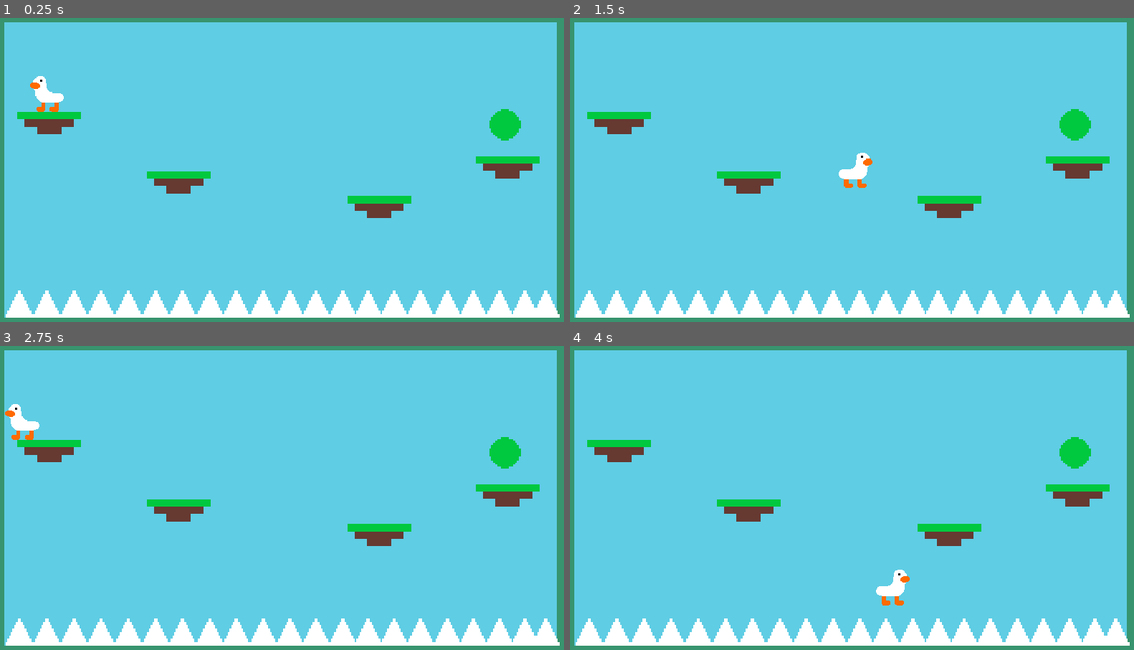
Above: before the commit, frames 1-4 (two rows, left to right).
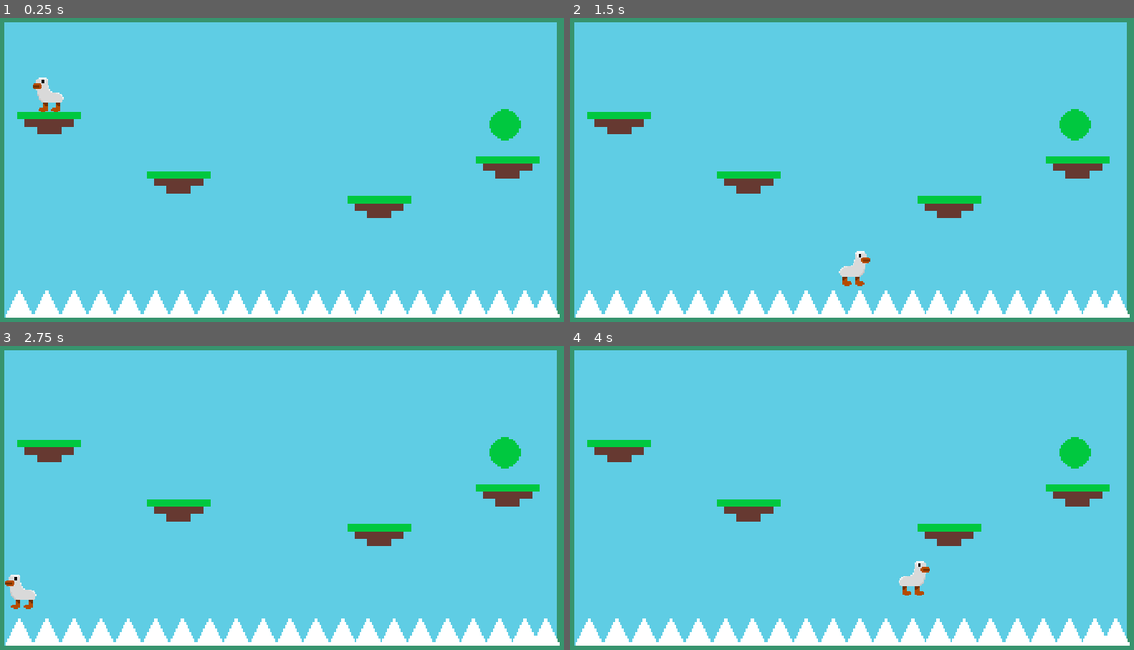
Above: after the commit, the same moments.

Repository: FireEntity1/white-goose-game
Game: Godot game, scene res://levels/tutorial.tscn
The game is run twice, just before and just after one commit, with the same random seed, the same clock (stepped at 60 frames per second) and the same inputs.
Inputs:
- Up to frame 1 (0.25 s): no input
- Up to frame 2 (1.5 s): tap Enter (ui_accept) at 0.5, 0.77 s; hold Right (ui_right) from 0.53 s (still down)
- Up to frame 3 (2.75 s): tap Enter (ui_accept) at 1.52 s; release Right (ui_right) at 2.03 s; hold Left (ui_left) from 2.03 s (still down)
- Up to frame 4 (4 s): release Left (ui_left) at 2.78 s; hold Right (ui_right) from 2.78 s (still down); tap Enter (ui_accept) at 3.02, 3.77 s

The runs differ from the first frame. In frame 1, 0.4% of the frame differs, in the area x 5-12%, y 19-31%; in frame 2, 0.7%, in the area x 47-54%, y 44-89%; in frame 3, 0.7%; in frame 4, 0.6%.

Commit message:
Updated goose sprite + More levels

Diff:
--- /dev/null
+++ b/levels/level10.tscn
@@ -0,0 +1,63 @@
+[gd_scene load_steps=6 format=3 uid="uid://caaxhahsiepie"]
+
+[ext_resource type="PackedScene" uid="uid://bf1a8gpljecgs" path="res://parts/bg.tscn" id="1_ds13n"]
+[ext_resource type="PackedScene" uid="uid://defxlh8t1fmo8" path="res://parts/player.tscn" id="2_i5x18"]
+[ext_resource type="PackedScene" uid="uid://cw5nqs1kyqxps" path="res://parts/platform_1.tscn" id="3_hg1ix"]
+[ext_resource type="PackedScene" uid="uid://s2prmx6o0rdp" path="res://parts/spike.tscn" id="4_l5l2c"]
+[ext_resource type="PackedScene" uid="uid://co1h1e5n77dwi" path="res://parts/end_coin.tscn" id="5_hcr8s"]
+
+[node name="Node2D" type="Node2D"]
+
+[node name="bg" parent="." instance=ExtResource("1_ds13n")]
+position = Vector2(-5, 1)
+
+[node name="player" parent="." instance=ExtResource("2_i5x18")]
+position = Vector2(1071, 572)
+
+[node name="platform1" parent="." instance=ExtResource("3_hg1ix")]
+position = Vector2(911, 522)
+rotation = 0.590817
+
+[node name="platform2" parent="." instance=ExtResource("3_hg1ix")]
+position = Vector2(803, 451)
+rotation = 0.590817
+
+[node name="platform3" parent="." instance=ExtResource("3_hg1ix")]
+position = Vector2(417, 279)
+rotation = -0.970002
+
+[node name="platform6" parent="." instance=ExtResource("3_hg1ix")]
+position = Vector2(344, 388)
+rotation = -0.970002
+
+[node name="platform7" parent="." instance=ExtResource("3_hg1ix")]
+position = Vector2(273, 496)
+rotation = -0.970002
+
+[node name="platform4" parent="." instance=ExtResource("3_hg1ix")]
+position = Vector2(707, 292)
+rotation = 0.638587
+
+[node name="platform5" parent="." instance=ExtResource("3_hg1ix")]
+position = Vector2(549, 206)
+
+[node name="Spike" parent="." instance=ExtResource("4_l5l2c")]
+position = Vector2(52, 596)
+
+[node name="Spike2" parent="." instance=ExtResource("4_l5l2c")]
+position = Vector2(878, 596)
+
+[node name="Spike3" parent="." instance=ExtResource("4_l5l2c")]
+position = Vector2(808, 596)
+
+[node name="platform8" parent="." instance=ExtResource("3_hg1ix")]
+position = Vector2(558, 543)
+
+[node name="platform9" parent="." instance=ExtResource("3_hg1ix")]
+position = Vector2(659, 462)
+
+[node name="platform10" parent="." instance=ExtResource("3_hg1ix")]
+position = Vector2(452, 412)
+
+[node name="endCoin" parent="." instance=ExtResource("5_hcr8s")]
+position = Vector2(448, 348)
--- /dev/null
+++ b/levels/level11.tscn
@@ -0,0 +1,12 @@
+[gd_scene load_steps=3 format=3 uid="uid://bk7lf4aawjv6o"]
+
+[ext_resource type="PackedScene" uid="uid://bf1a8gpljecgs" path="res://parts/bg.tscn" id="1_bjls5"]
+[ext_resource type="PackedScene" uid="uid://defxlh8t1fmo8" path="res://parts/player.tscn" id="2_bwbr0"]
+
+[node name="level11" type="Node2D"]
+
+[node name="bg" parent="." instance=ExtResource("1_bjls5")]
+position = Vector2(-5, 1)
+
+[node name="player" parent="." instance=ExtResource("2_bwbr0")]
+position = Vector2(1062, 555)
--- /dev/null
+++ b/levels/level8.tscn
@@ -0,0 +1,88 @@
+[gd_scene load_steps=5 format=3 uid="uid://dq6cx72lswea2"]
+
+[ext_resource type="PackedScene" uid="uid://bf1a8gpljecgs" path="res://parts/bg.tscn" id="1_3ae5r"]
+[ext_resource type="PackedScene" uid="uid://defxlh8t1fmo8" path="res://parts/player.tscn" id="2_7y6ef"]
+[ext_resource type="PackedScene" uid="uid://cw5nqs1kyqxps" path="res://parts/platform_1.tscn" id="3_bsu1m"]
+[ext_resource type="PackedScene" uid="uid://s2prmx6o0rdp" path="res://parts/spike.tscn" id="4_ai5kx"]
+
+[node name="level8" type="Node2D"]
+
+[node name="bg" parent="." instance=ExtResource("1_3ae5r")]
+position = Vector2(-5, 1)
+
+[node name="player" parent="." instance=ExtResource("2_7y6ef")]
+position = Vector2(65, 69)
+
+[node name="platform1" parent="." instance=ExtResource("3_bsu1m")]
+position = Vector2(91, 135)
+
+[node name="platform2" parent="." instance=ExtResource("3_bsu1m")]
+position = Vector2(253, 293)
+
+[node name="platform3" parent="." instance=ExtResource("3_bsu1m")]
+position = Vector2(93, 462)
+
+[node name="platform4" parent="." instance=ExtResource("3_bsu1m")]
+position = Vector2(251, 597)
+
+[node name="platform5" parent="." instance=ExtResource("3_bsu1m")]
+position = Vector2(442, 508)
+
+[node name="platform6" parent="." instance=ExtResource("3_bsu1m")]
+position = Vector2(586, 509)
+
+[node name="platform7" parent="." instance=ExtResource("3_bsu1m")]
+position = Vector2(734, 488)
+
+[node name="Spike" parent="." instance=ExtResource("4_ai5kx")]
+position = Vector2(550, 462)
+
+[node name="Spike4" parent="." instance=ExtResource("4_ai5kx")]
+position = Vector2(61, 596)
+
+[node name="Spike5" parent="." instance=ExtResource("4_ai5kx")]
+position = Vector2(134, 596)
+
+[node name="Spike6" parent="." instance=ExtResource("4_ai5kx")]
+position = Vector2(397, 596)
+
+[node name="Spike7" parent="." instance=ExtResource("4_ai5kx")]
+position = Vector2(467, 596)
+
+[node name="Spike8" parent="." instance=ExtResource("4_ai5kx")]
+position = Vector2(538, 596)
+
+[node name="Spike9" parent="." instance=ExtResource("4_ai5kx")]
+position = Vector2(611, 596)
+
+[node name="Spike10" parent="." instance=ExtResource("4_ai5kx")]
+position = Vector2(688, 596)
+
+[node name="Spike11" parent="." instance=ExtResource("4_ai5kx")]
+position = Vector2(762, 596)
+
+[node name="Spike12" parent="." instance=ExtResource("4_ai5kx")]
+position = Vector2(832, 596)
+
+[node name="Spike13" parent="." instance=ExtResource("4_ai5kx")]
+position = Vector2(906, 596)
+
+[node name="Spike14" parent="." instance=ExtResource("4_ai5kx")]
+position = Vector2(977, 596)
+
+[node name="Spike15" parent="." instance=ExtResource("4_ai5kx")]
+position = Vector2(1048, 596)
+
+[node name="Spike2" parent="." instance=ExtResource("4_ai5kx")]
+position = Vector2(623, 462)
+
+[node name="platform8" parent="." instance=ExtResource("3_bsu1m")]
+position = Vector2(408, 204)
+rotation = 4.71239
+
+[node name="Spike3" parent="." instance=ExtResource("4_ai5kx")]
+position = Vector2(359, 232)
+rotation = 4.71239
+
+[node name="platform9" parent="." instance=ExtResource("3_bsu1m")]
+position = Vector2(1010, 438)
--- /dev/null
+++ b/levels/level9.tscn
@@ -0,0 +1,67 @@
+[gd_scene load_steps=6 format=3 uid="uid://coyix1aqou6pl"]
+
+[ext_resource type="PackedScene" uid="uid://bf1a8gpljecgs" path="res://parts/bg.tscn" id="1_1f1rl"]
+[ext_resource type="PackedScene" uid="uid://defxlh8t1fmo8" path="res://parts/player.tscn" id="2_4xj3x"]
+[ext_resource type="PackedScene" uid="uid://cw5nqs1kyqxps" path="res://parts/platform_1.tscn" id="3_pjhtl"]
+[ext_resource type="PackedScene" uid="uid://s2prmx6o0rdp" path="res://parts/spike.tscn" id="4_8xlb3"]
+[ext_resource type="PackedScene" uid="uid://co1h1e5n77dwi" path="res://parts/end_coin.tscn" id="5_orxg7"]
+
+[node name="level9" type="Node2D"]
+
+[node name="bg" parent="." instance=ExtResource("1_1f1rl")]
+position = Vector2(-5, 1)
+
+[node name="player" parent="." instance=ExtResource("2_4xj3x")]
+position = Vector2(1085, 581)
+
+[node name="platform1" parent="." instance=ExtResource("3_pjhtl")]
+position = Vector2(852, 564)
+rotation = 0.457993
+
+[node name="platform2" parent="." instance=ExtResource("3_pjhtl")]
+position = Vector2(700, 487)
+rotation = 0.457993
+
+[node name="platform3" parent="." instance=ExtResource("3_pjhtl")]
+position = Vector2(536, 401)
+rotation = 0.457993
+
+[node name="platform4" parent="." instance=ExtResource("3_pjhtl")]
+position = Vector2(389, 331)
+rotation = 0.457993
+
+[node name="platform5" parent="." instance=ExtResource("3_pjhtl")]
+position = Vector2(237, 301)
+
+[node name="Spike" parent="." instance=ExtResource("4_8xlb3")]
+position = Vector2(713, 596)
+
+[node name="Spike2" parent="." instance=ExtResource("4_8xlb3")]
+position = Vector2(650, 596)
+
+[node name="Spike3" parent="." instance=ExtResource("4_8xlb3")]
+position = Vector2(587, 596)
+
+[node name="Spike4" parent="." instance=ExtResource("4_8xlb3")]
+position = Vector2(523, 596)
+
+[node name="Spike5" parent="." instance=ExtResource("4_8xlb3")]
+position = Vector2(460, 596)
+
+[node name="Spike6" parent="." instance=ExtResource("4_8xlb3")]
+position = Vector2(396, 596)
+
+[node name="Spike7" parent="." instance=ExtResource("4_8xlb3")]
+position = Vector2(332, 596)
+
+[node name="Spike8" parent="." instance=ExtResource("4_8xlb3")]
+position = Vector2(270, 596)
+
+[node name="Spike9" parent="." instance=ExtResource("4_8xlb3")]
+position = Vector2(208, 596)
+
+[node name="Spike10" parent="." instance=ExtResource("4_8xlb3")]
+position = Vector2(144, 596)
+
+[node name="endCoin" parent="." instance=ExtResource("5_orxg7")]
+position = Vector2(67, 578)
--- a/parts/player.tscn
+++ b/parts/player.tscn
@@ -1,10 +1,10 @@
 [gd_scene load_steps=4 format=3 uid="uid://defxlh8t1fmo8"]
 
 [ext_resource type="Script" path="res://scripts/player.gd" id="1_jw8yw"]
-[ext_resource type="Texture2D" uid="uid://comcs4xs7ik2i" path="res://sprites/goose.png" id="2_okgxp"]
+[ext_resource type="Texture2D" uid="uid://bon0egjoa53px" path="res://sprites/white_goose.png" id="2_37prk"]
 
 [sub_resource type="RectangleShape2D" id="RectangleShape2D_yvwiv"]
-size = Vector2(119.418, 121)
+size = Vector2(103.54, 115.23)
 
 [node name="player" type="Node2D"]
 
@@ -14,10 +14,11 @@
 script = ExtResource("1_jw8yw")
 
 [node name="playerCol" type="CollisionShape2D" parent="player"]
-position = Vector2(-0.411057, 4.45808)
+position = Vector2(-1.3113e-05, 5.84501)
+scale = Vector2(1, 1)
 shape = SubResource("RectangleShape2D_yvwiv")
 
 [node name="playerSprite" type="Sprite2D" parent="player"]
-position = Vector2(1.43051e-06, 1.67001)
-scale = Vector2(2.52313, 2.52313)
-texture = ExtResource("2_okgxp")
+position = Vector2(-1.68849e-05, 6.68001)
+scale = Vector2(3.87285, 3.87285)
+texture = ExtResource("2_37prk")
--- a/scripts/endCoin.gd
+++ b/scripts/endCoin.gd
@@ -18,3 +18,9 @@
 			"level2": get_tree().change_scene_to_file("res://levels/level3.tscn")
 			"level3": get_tree().change_scene_to_file("res://levels/level4.tscn")
 			"level4": get_tree().change_scene_to_file("res://levels/level5.tscn")
+			"level5": get_tree().change_scene_to_file("res://levels/level6.tscn")
+			"level6": get_tree().change_scene_to_file("res://levels/level7.tscn")
+			"level7": get_tree().change_scene_to_file("res://levels/level8.tscn")
+			"level8": get_tree().change_scene_to_file("res://levels/level9.tscn")
+			"level9": get_tree().change_scene_to_file("res://levels/level10.tscn")
+			"level10": get_tree().change_scene_to_file("res://levels/level11.tscn")
Binary file added: sprites/white_goose.png
Not shown, added: sprites/white_goose.png.import
